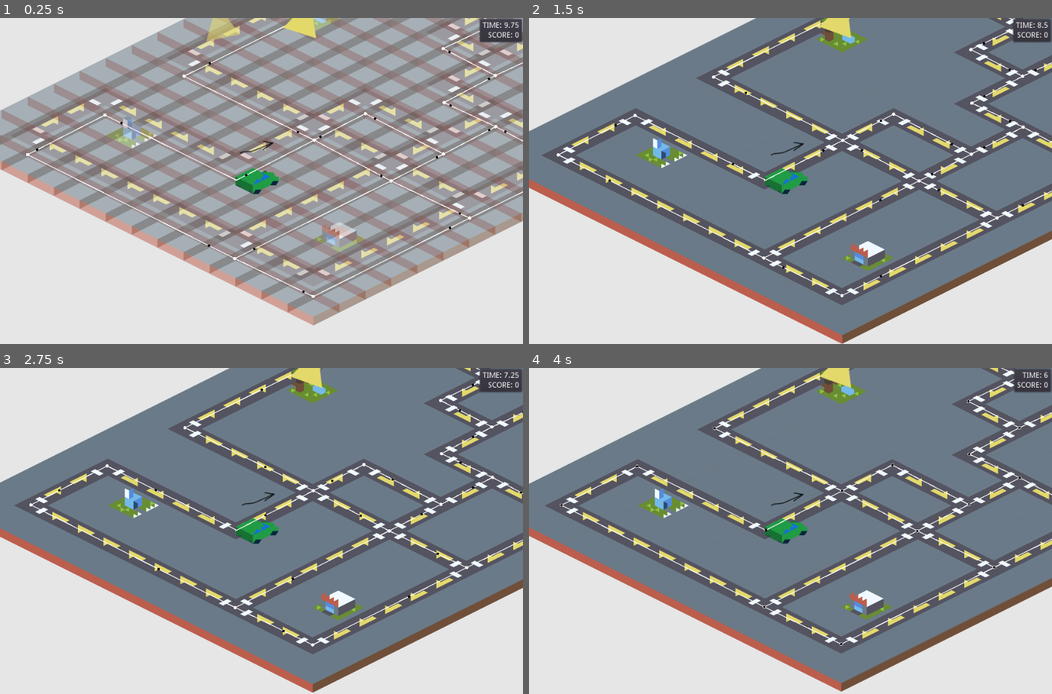
Above: before the commit, frames 1-4 (two rows, left to right).
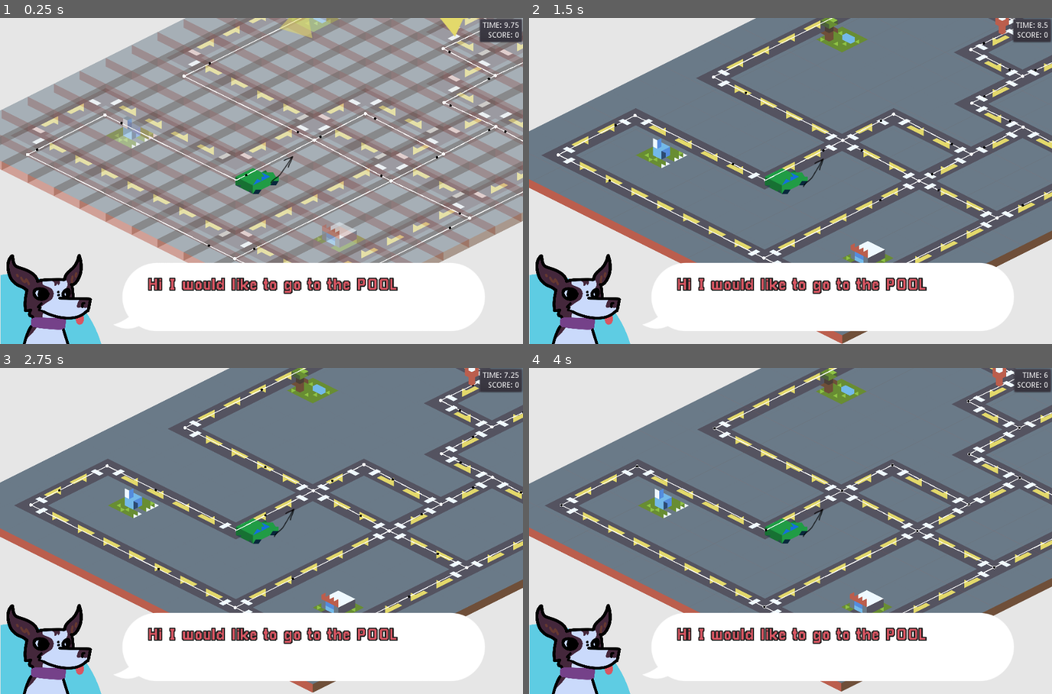
Above: after the commit, the same moments.

Repository: DevinPentecost/gmtkjam-2019
Game: Godot game, scene res://scenes/test/car_test.tscn
Two runs of this game, one before a commit and one after it. Both use one fixed random seed, a clock stepped at 60 frames per second and the inputs below. This scene is started directly instead of the project's main scene. Sound files missing from this copy of the repository are replaced by a short silence.
Inputs (mouse positions are in pixels of both pictures, inside the frame that each line leads up to):
- Up to frame 1 (0.25 s): no input
- Up to frame 2 (1.5 s): tap Enter at 0.5 s; move the mouse to (1025, 24) at 0.52 s; hold Right (player_turn_right) 0.53-1.28 s; hold Up (player_turn_straight) 0.53-1.28 s; click (1025, 24) at 0.67 s; move the mouse to (973, 50) at 1.27 s; hold Left (player_turn_left) from 1.28 s (still down); tap Up (player_turn_straight) at 1.35 s; click (973, 50) at 1.42 s
- Up to frame 3 (2.75 s): move the mouse to (491, 426) at 2.02 s; release Left (player_turn_left) at 2.03 s; hold Right (player_turn_right) from 2.03 s (still down); hold Up (player_turn_straight) from 2.03 s (still down); click (491, 426) at 2.17 s
- Up to frame 4 (4 s): move the mouse to (1020, 478) at 2.77 s; release Up (player_turn_straight) at 2.78 s; tap Up (player_turn_straight) at 2.85 s; click (1020, 478) at 2.92 s; move the mouse to (968, 504) at 3.52 s; release Right (player_turn_right) at 3.53 s; hold Left (player_turn_left) from 3.53 s (still down); hold Up (player_turn_straight) from 3.53 s (still down); click (968, 504) at 3.67 s

The runs differ from the first frame. In frame 1, 18% of the frame differs, in the area x 0-93%, y 0-100%; in frame 2, 18%; in frame 3, 18%; in frame 4, 18%.
Error before the commit: Invalid call. Nonexistent function 'get_destination_node' in base 'Nil'. (res://objects/car/Car.gd:42)
Error after the commit: Invalid call. Nonexistent function 'remove_all' in base 'Nil'. (res://objects/gui/passenger_message.gd:36)

Commit message:
Fix audio setup

Diff:
--- a/project/main_scenes/main_game.tscn
+++ b/project/main_scenes/main_game.tscn
@@ -57,10 +57,12 @@
 tile_data = PoolIntArray( 0, 4, 0, 1, 11, 0, 2, 11, 0, 3, 11, 0, 4, 11, 0, 5, 16, 0, 6, 11, 0, 7, 11, 0, 8, 11, 0, 9, 1 …(19493 unchanged characters)…
 
 [node name="RoadGraph" parent="." instance=ExtResource( 3 )]
+visible = false
 
 [node name="MainGUI" parent="." instance=ExtResource( 4 )]
 
 [node name="Landmarks" parent="." instance=ExtResource( 5 )]
+editor/display_folded = true
 
 [node name="Landmark" parent="Landmarks/Sources" index="0" instance=ExtResource( 6 )]
 position = Vector2( 148.049, 136.945 )
--- a/project/objects/audio/driving_engine_sound.tscn
+++ b/project/objects/audio/driving_engine_sound.tscn
@@ -6,6 +6,6 @@
 [node name="driving_engine_sound" type="Node2D"]
 script = ExtResource( 1 )
 
-[node name="audioplayer_engine" type="AudioStreamPlayer2D" parent="."]
-position = Vector2( 519.427, 312.324 )
+[node name="audioplayer_engine" type="AudioStreamPlayer" parent="."]
 stream = ExtResource( 2 )
+volume_db = -15.0
--- a/project/objects/audio/intro_message.tscn
+++ b/project/objects/audio/intro_message.tscn
@@ -11,28 +11,22 @@
 [node name="intro_message" type="Node2D"]
 script = ExtResource( 1 )
 
-[node name="audio_welcome" type="AudioStreamPlayer2D" parent="."]
-position = Vector2( 512.746, 297.293 )
+[node name="audio_welcome" type="AudioStreamPlayer" parent="."]
 stream = ExtResource( 2 )
 
-[node name="audio_great_day" type="AudioStreamPlayer2D" parent="."]
-position = Vector2( 512.746, 297.293 )
+[node name="audio_great_day" type="AudioStreamPlayer" parent="."]
 stream = ExtResource( 3 )
 
-[node name="audio_out_and_about" type="AudioStreamPlayer2D" parent="."]
-position = Vector2( 512.746, 297.293 )
+[node name="audio_out_and_about" type="AudioStreamPlayer" parent="."]
 stream = ExtResource( 4 )
 
-[node name="audio_up_to_you" type="AudioStreamPlayer2D" parent="."]
-position = Vector2( 512.746, 297.293 )
+[node name="audio_up_to_you" type="AudioStreamPlayer" parent="."]
 stream = ExtResource( 5 )
 
-[node name="audio_your_guide" type="AudioStreamPlayer2D" parent="."]
-position = Vector2( 512.746, 297.293 )
+[node name="audio_your_guide" type="AudioStreamPlayer" parent="."]
 stream = ExtResource( 6 )
 
-[node name="audio_lets_take_a_look" type="AudioStreamPlayer2D" parent="."]
-position = Vector2( 512.746, 297.293 )
+[node name="audio_lets_take_a_look" type="AudioStreamPlayer" parent="."]
 stream = ExtResource( 7 )
 [connection signal="finished" from="audio_welcome" to="." method="_on_audio_finished"]
 [connection signal="finished" from="audio_great_day" to="." method="_on_audio_finished"]
--- a/project/objects/audio/new_dropoff_callout.gd
+++ b/project/objects/audio/new_dropoff_callout.gd
@@ -40,7 +40,8 @@
 		return
 
 	# Load and start playing the sound
-	$audio_callout.stream = callouts[name][location]
+	var stream = callouts[name][location]
+	$audio_callout.stream = stream
 	$audio_callout.play()
 	playing = true
 
--- a/project/objects/audio/new_dropoff_callout.tscn
+++ b/project/objects/audio/new_dropoff_callout.tscn
@@ -5,5 +5,5 @@
 [node name="new_dropoff_callout" type="Node2D"]
 script = ExtResource( 1 )
 
-[node name="audio_callout" type="AudioStreamPlayer2D" parent="."]
+[node name="audio_callout" type="AudioStreamPlayer" parent="."]
 [connection signal="finished" from="audio_callout" to="." method="_on_audio_callout_finished"]
--- a/project/objects/car/PlayerCar.gd
+++ b/project/objects/car/PlayerCar.gd
@@ -25,6 +25,10 @@
 	#Adjust speed
 	speed += accelleration * delta
 	speed = min(speed, max_speed)
+
+	# Adjust audio
+	var speed_percent = (100 * (speed - min_speed)) / (max_speed - min_speed)
+	$driving_engine_sound.set_pitch_scale(speed_percent)
 
 func pick_next_destination():
 
--- a/project/objects/car/PlayerCar.tscn
+++ b/project/objects/car/PlayerCar.tscn
@@ -1,8 +1,9 @@
-[gd_scene load_steps=4 format=2]
+[gd_scene load_steps=5 format=2]
 
 [ext_resource path="res://objects/car/Car.tscn" type="PackedScene" id=1]
 [ext_resource path="res://objects/car/PlayerCar.gd" type="Script" id=2]
 [ext_resource path="res://objects/game/PlayerCamera.tscn" type="PackedScene" id=3]
+[ext_resource path="res://objects/audio/driving_engine_sound.tscn" type="PackedScene" id=4]
 
 [node name="PlayerCar" groups=[
 "player",
@@ -13,3 +14,5 @@
 
 [node name="Sprite" parent="." index="2"]
 self_modulate = Color( 0.227451, 0.8, 1, 1 )
+
+[node name="driving_engine_sound" parent="." index="6" instance=ExtResource( 4 )]
--- a/project/objects/gui/passenger_message.gd
+++ b/project/objects/gui/passenger_message.gd
@@ -16,7 +16,7 @@
 
 # Called when the node enters the scene tree for the first time.
 func _ready():
-	_on_timer_hide_delay_timeout()
+	# _on_timer_hide_delay_timeout()
 	pass
 
 func _process_next_message():
--- a/project/objects/passenger/Passenger.gd
+++ b/project/objects/passenger/Passenger.gd
@@ -7,6 +7,7 @@
 var current_score = base_score
 var score_time_loss = 10.0 #Per second
 var impatient = false
+var active = false
 var bonus_time = 5.0
 
 #To and from locations
@@ -25,6 +26,9 @@
 
 # Called every frame. 'delta' is the elapsed time since the previous frame.
 func _process(delta):
+	if active == false:
+		# Nothing to update
+		return
 
 	#Lose score over time
 	current_score -= score_time_loss * delta
@@ -34,9 +38,12 @@
 		impatient = true
 		emit_signal("passenger_impatient")
 
+func activate_passenger():
+	active = true
 
 func refresh(source_landmark, destination_landmark):
 	impatient = false
+	active = false
 	_source = source_landmark
 	_destination = destination_landmark
 
--- a/project/objects/passenger/PassengerController.gd
+++ b/project/objects/passenger/PassengerController.gd
@@ -19,15 +19,16 @@
 var _message_gui = null
 
 func _ready():
-
-	#Get started
-	_refresh_passenger()
+	randomize()
 
 	#Get the message gui
 	var message_gui = get_tree().get_nodes_in_group("message_gui")
 	if message_gui.size() > 0:
 		_message_gui = message_gui[0]
 
+	# Get our first passenger!
+	_refresh_passenger()
+	_on_SourcePin_pin_reached()
 
 func _refresh_passenger():
 	#Pick a new set of places to go
@@ -58,6 +59,7 @@
 
 	#Let people know
 	emit_signal("passenger_collected", _passenger)
+	_passenger.activate_passenger()
 
 	if _message_gui:
 		_message_gui.append_passenger_message(_passenger.get_pickup_message())
--- a/project/objects/roadgraph/RoadGraph.gd
+++ b/project/objects/roadgraph/RoadGraph.gd
@@ -63,6 +63,7 @@
 			final_position.y += 64
 			new_node.position = final_position
 			new_node.grid_pos = cell_position
+			new_node.visible = false
 			$RoadGraphNodes.add_child(new_node)
 
 			#Store it for later
@@ -109,7 +110,9 @@
 					new_connection._node_a = intersection_cells[intersection_cell]
 					new_connection._node_b = target_cell
 					new_connection.direction = direction_enum
+					new_connection.visible = false
 					$RoadGraphConnections.add_child(new_connection)
+
 
 	_build_connections()
 
Not shown, changed: project/audio_resources/callouts/park_west.ogg
Not shown, added: project/audio_resources/foley_sfx_data/e08/d08/e0808034.au
Not shown, added: project/audio_resources/foley_sfx_data/e08/d08/e08082e3.au
Not shown, added: project/audio_resources/foley_sfx_data/e08/d08/e080838b.au
Not shown, added: project/audio_resources/foley_sfx_data/e08/d08/e0808485.au
Not shown, added: project/audio_resources/foley_sfx_data/e08/d08/e08084a3.au
Not shown, removed: project/audio_resources/foley_sfx_data/e08/d08/e08084cc.au
Not shown, added: project/audio_resources/foley_sfx_data/e08/d08/e0808613.au
Not shown, added: project/audio_resources/foley_sfx_data/e08/d08/e0808762.au
Not shown, added: project/audio_resources/foley_sfx_data/e08/d08/e0808870.au
Not shown, added: project/audio_resources/foley_sfx_data/e08/d08/e080894a.au
Not shown, added: project/audio_resources/foley_sfx_data/e08/d08/e0808991.au
(and 9 more such lines)
